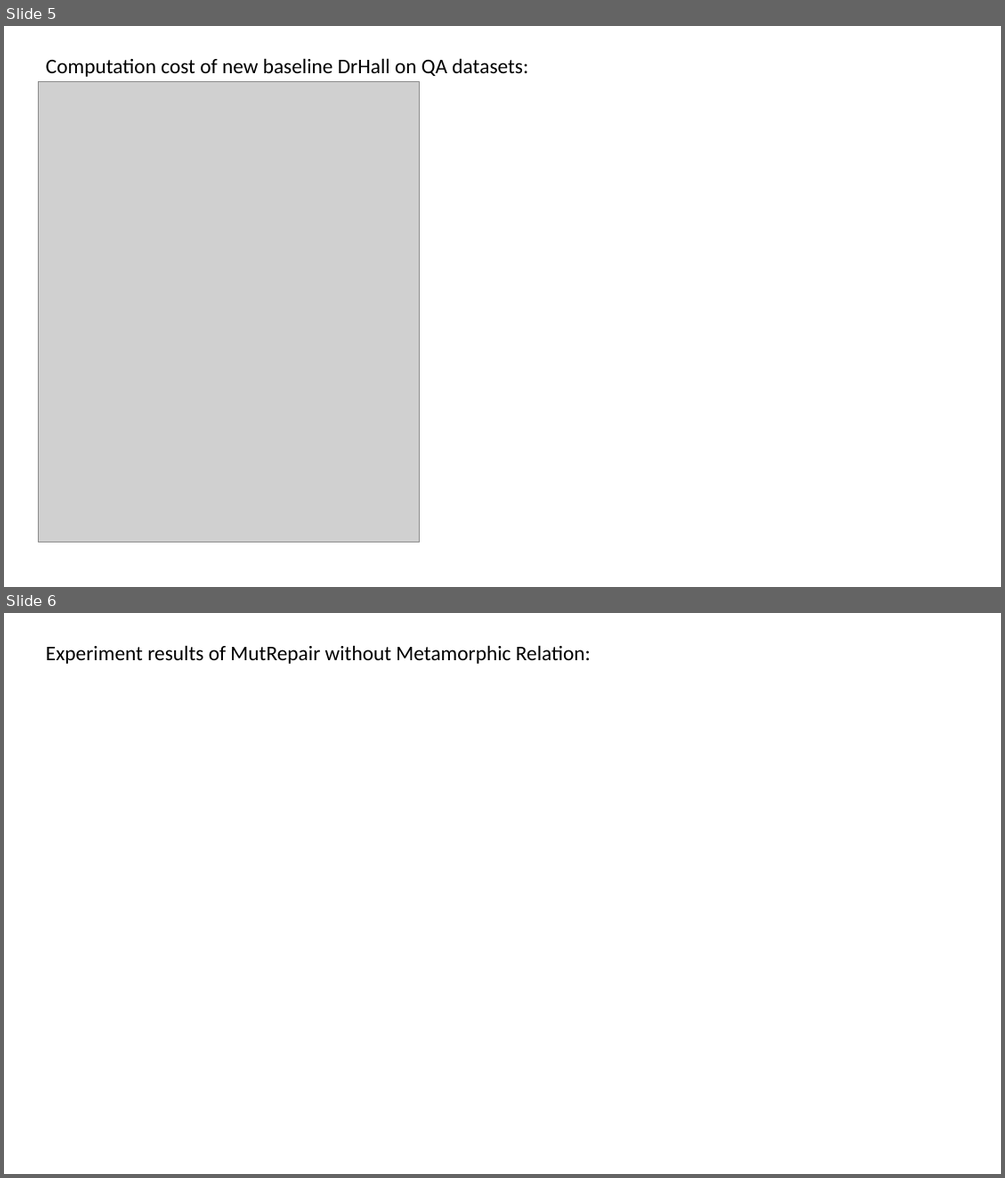
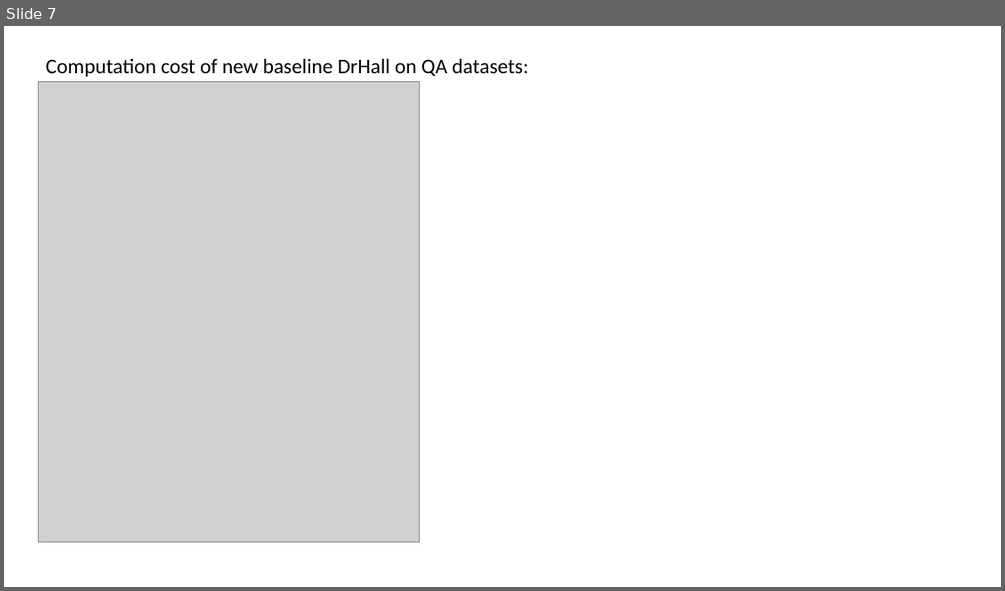
Before and after one commit to zbybr/LLMHalluMiti, a slide deck: slides/20260623.pptx. Shown one above the other, each under a label of ours: slides 5 and 6 before the commit, slide 7 after it. The pictures are 1005x1178 and 1005x591 pixels, drawn with LibreOffice and Linux fonts; fonts in the diff are those of the drawing; grey boxes stand for pictures. Boxes give left, top, right and bottom in pixels: in the first picture for what was removed or moved away, otherwise in the second. Text is boxed around its words. In the diff, an @@ line names an element or a change of style, - is before the commit and + after.

```diff
--- a/slides/20260623.pptx
+++ b/slides/20260623.pptx
@@ slide 6 removed at [4, 613, 1001, 1174], background #FFFFFF @@
@@ text removed at [46, 645, 591, 664] @@
-Experiment results of MutRepair without Metamorphic Relation:
@@ what was slide 5 is now slide 7 @@
```
Also in this commit, not shown: 3 slides added.
